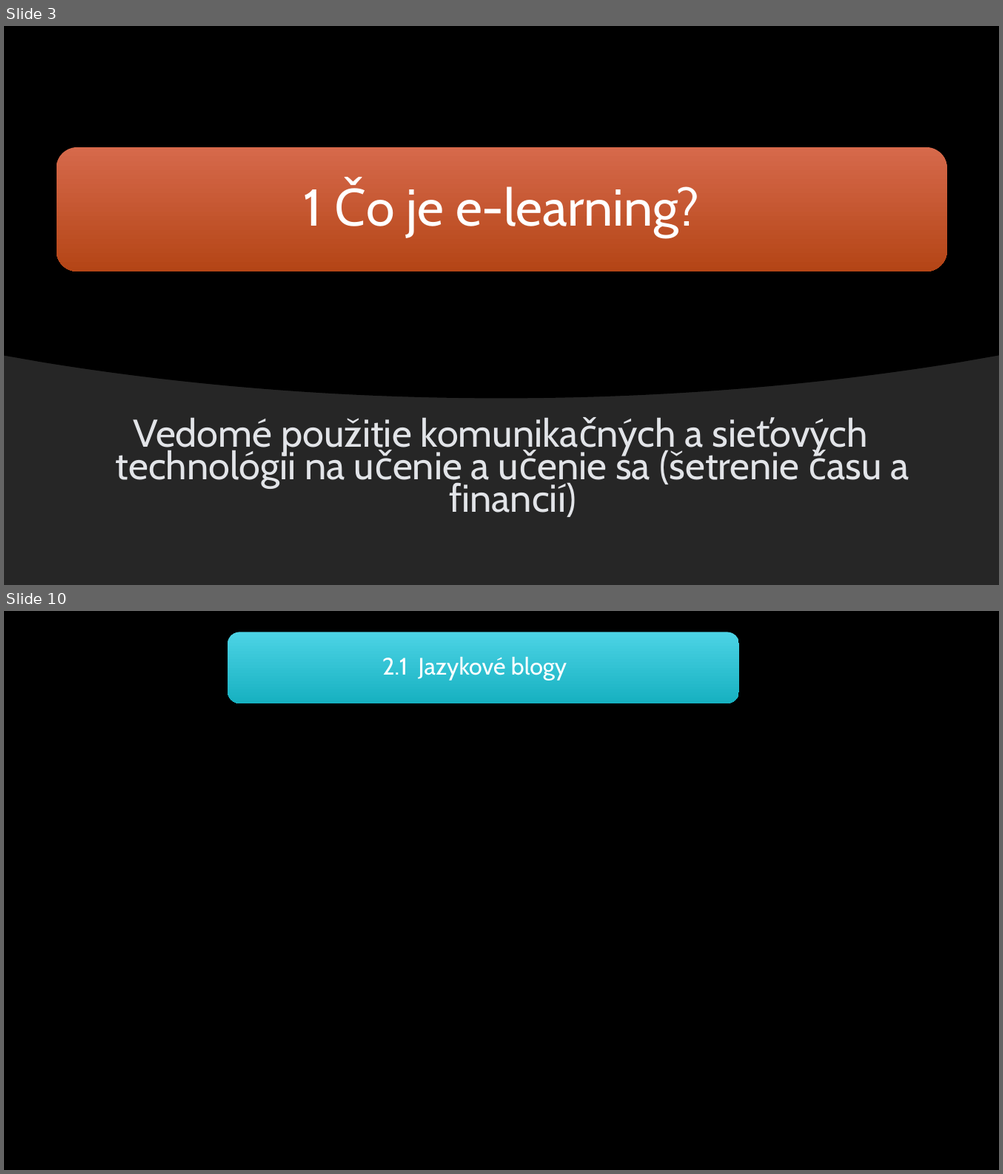
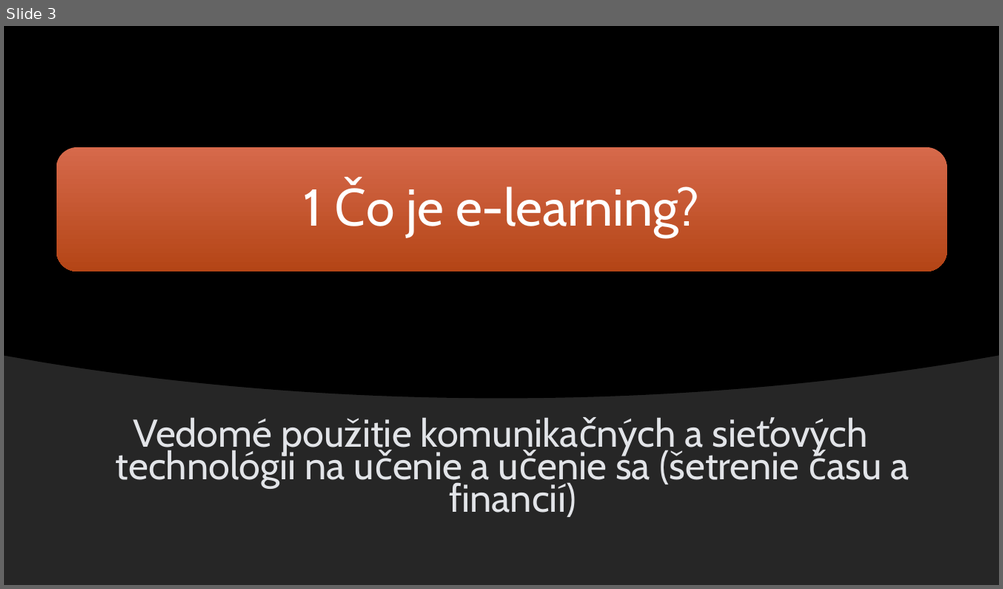
Before and after one commit to RichardSzarka/Semestralna_praca_MIP, a slide deck: Prezentacia_clanok.pptx. Shown one above the other, each under a label of ours: slides 3 and 10 before the commit, slide 3 after it; the slides between them are not shown. The pictures are 1003x1174 and 1003x589 pixels, drawn with LibreOffice and Linux fonts; fonts in the diff are those of the drawing; background and template pictures are left out. Boxes give left, top, right and bottom in pixels: in the first picture for what was removed or moved away, otherwise in the second. Text is boxed around its words. In the diff, an @@ line names an element or a change of style, - is before the commit and + after.

Commit message:
dorabanie prezentacie hello talk, tandem,blogy

```diff
--- a/Prezentacia_clanok.pptx
+++ b/Prezentacia_clanok.pptx
@@ slide 10 removed at [4, 611, 999, 1170], background picture (left out) @@
@@ rounded rectangle removed at [227, 632, 739, 703] @@
@@ text removed at [382, 657, 566, 681] @@
-2.1 Jazykové blogy
```
Also in this commit, not shown: 7 slides changed, 2 slides added.
